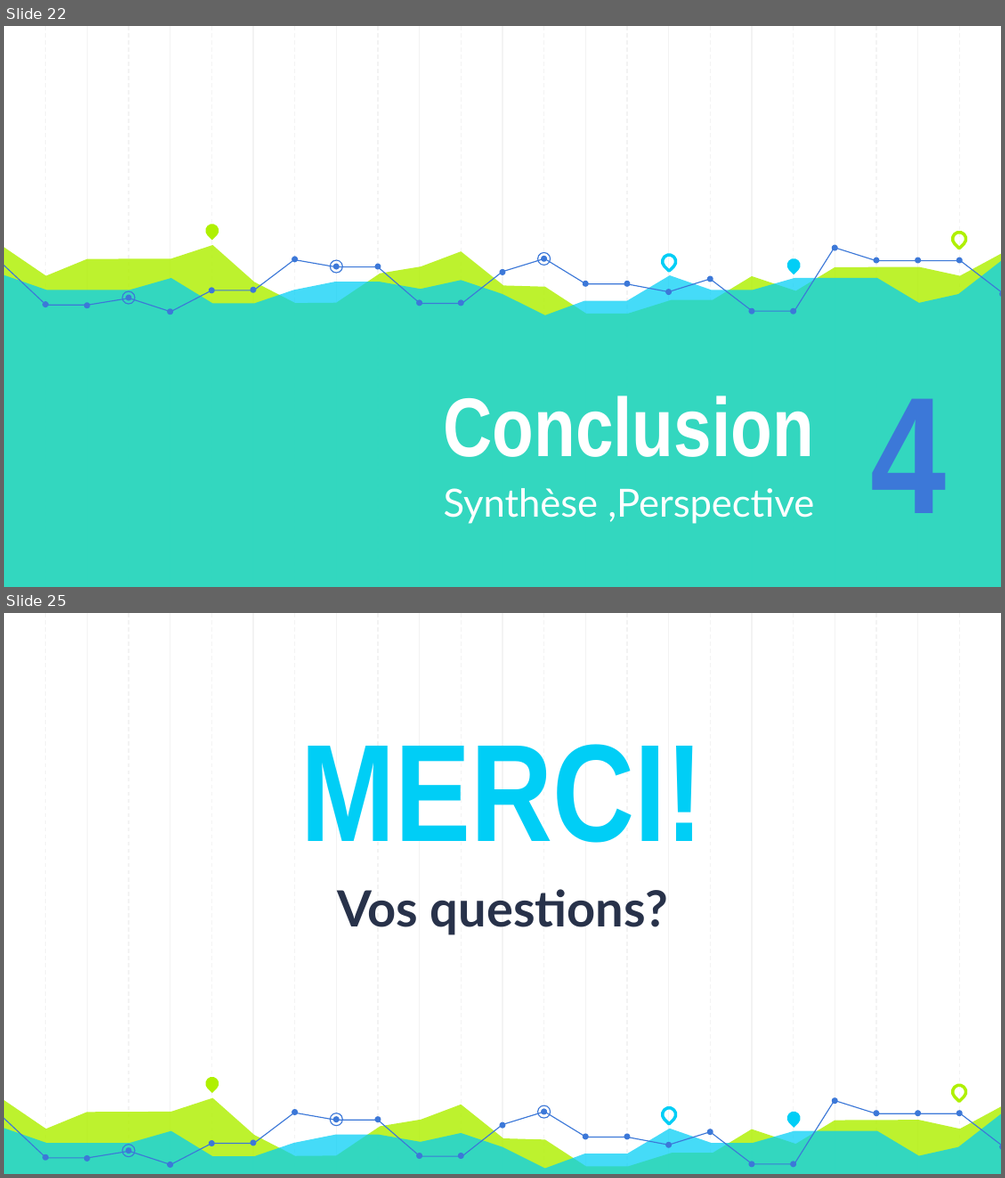
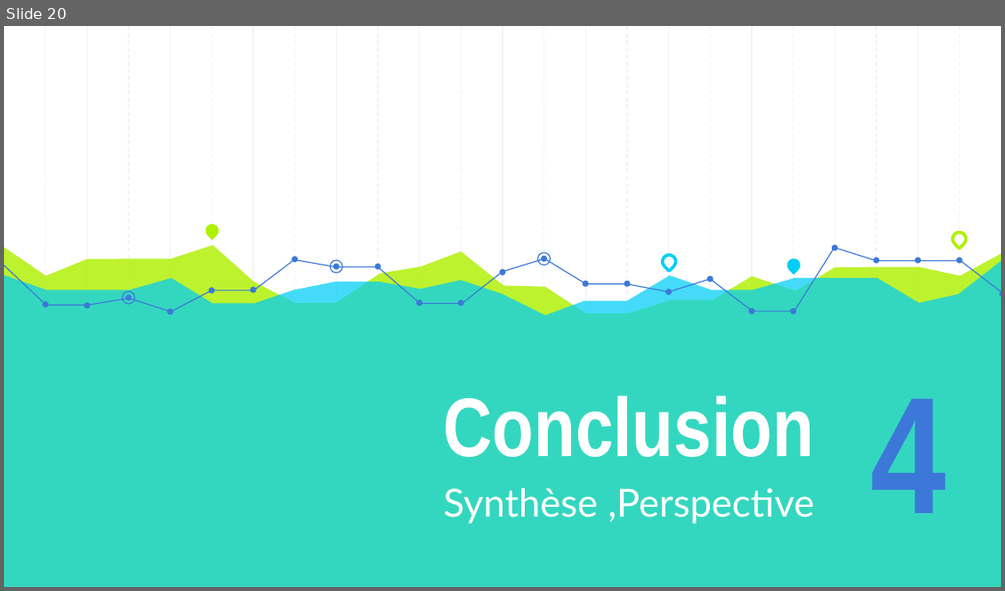
Before and after one commit to AzeddineZadir/docpfc, a slide deck: présentation licence 3.pptx. Shown one above the other, each under a label of ours: slides 22 and 25 before the commit, slide 20 after it; the slides between them are not shown. The pictures are 1005x1178 and 1005x591 pixels, drawn with LibreOffice and Linux fonts; fonts in the diff are those of the drawing. Boxes give left, top, right and bottom in pixels: in the first picture for what was removed or moved away, otherwise in the second. Text is boxed around its words. In the diff, an @@ line names an element or a change of style, - is before the commit and + after.

```diff
--- a/présentation licence 3.pptx
+++ b/présentation licence 3.pptx
@@ slide 25 removed at box(4, 613, 1001, 1174), background #FFFFFF; not listed: 23 template elements that a slide beside it also shows @@
@@ title removed at box(300, 744, 704, 843) @@
-MERCI!
@@ subtitle removed at box(337, 889, 668, 935) @@
-Vos questions?
@@ teardrop removed at box(202, 1074, 221, 1092) @@
@@ teardrop removed at box(949, 1082, 968, 1100) @@
@@ freeform shape removed at box(4, 1097, 1001, 1174) @@
@@ freeform shape removed at box(4, 1112, 1001, 1174) @@
@@ freeform shape removed at box(4, 1112, 461, 1164) @@
@@ ellipse removed at box(330, 1113, 343, 1127) @@
@@ freeform shape removed at box(461, 1100, 834, 1164) @@
@@ ellipse removed at box(537, 1105, 550, 1119) @@
@@ teardrop removed at box(659, 1105, 678, 1123) @@
@@ teardrop removed at box(784, 1109, 802, 1127) @@
@@ freeform shape removed at box(835, 1101, 1001, 1145) @@
@@ ellipse removed at box(122, 1144, 136, 1158) @@
@@ group removed at box(43, 1097, 1001, 1167): 24 ellipses @@
@@ what was slide 22 is now slide 20 @@
```
Also in this commit, not shown: 16 slides changed, 1 slide added, 2 other slides removed, 1 other file.
